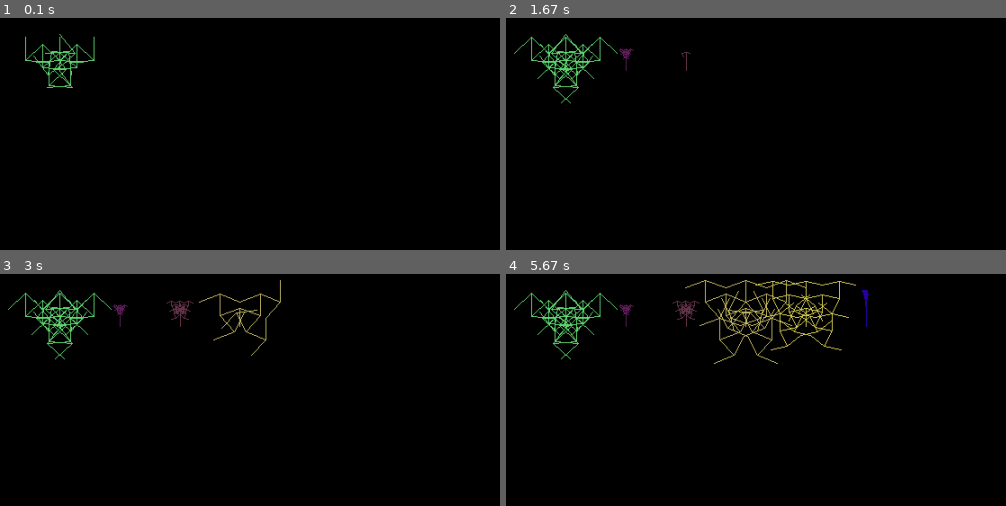
Above: before the commit, frames 1-4 (two rows, left to right).
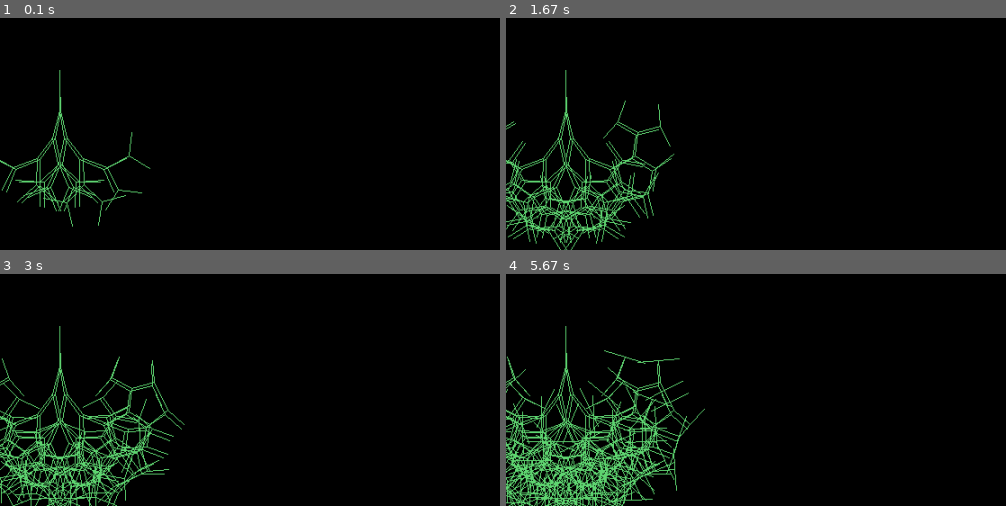
Above: after the commit, the same moments.

Repository: JimMarshall35/Tree-drawing-algorithm-richard-dawkins-biomorph
Game: pygame game, started from biomorph test.py
Two runs of this game, one before a commit and one after it. Both use one fixed random seed, a clock stepped at 60 frames per second and the inputs below.
Inputs:
- Up to frame 1 (0.1 s): no input
- Up to frame 2 (1.67 s): no input
- Up to frame 3 (3 s): no input
- Up to frame 4 (5.67 s): no input

The runs differ from the first frame. In frame 1, 3.0% of the frame differs, in the area x 0-31%, y 6-91%; in frame 2, 7.1%; in frame 3, 10%; in frame 4, 15%, in the area x 0-73%, y 2-100%.

Commit message:
Update biomorph test.py

Diff:
--- a/biomorph test.py
+++ b/biomorph test.py
@@ -3,49 +3,76 @@
 import pygame.math
 win = pygame.display.set_mode((1000,500))
 pygame.init()
+defaultanglemag = 30
+defaultlength = 20
+defaultdepth = 10
+
+maxlengthchange = 28
+maxanglechange = 180
 
 class Node(object):
 
     def __init__(self, pos, depth, parent):
-        self.set_pos(pos)
+        self.pos = pos
         self.depth = depth
         self.parent = parent
-    def set_pos(self,pos):
-        self._pos = pos
-    def get_pos(self):
-        return self._pos
 
-def addNodePair(i, node, length, anglemagnitude):
-    LorR = 1 # is left or right branch?
-    for x in range(2):
-        vector = node.get_pos() - node.parent.get_pos()
-        normalizedvector = vector.normalize()
-        rotatedvector = normalizedvector.rotate(anglemagnitude*LorR)
-        newpos = node.get_pos() + rotatedvector*length
-        newnode = Node(newpos, i, node)
-        pygame.draw.line(win, Color_line, (node.get_pos()), (newnode.get_pos()))
-        LorR *= -1
+    def addNodePair(self, i, biomorph):
+        # this term is -1 the second iteration of the for loop - so that the two branches have reflectional symmetry in y axis
+        LorR = 1
+        # get normalized vector from this node to its parent.
+        # this will be used to generate child node positions by rotating it, changing its magnitude and then adding to the nodes position.
+        normalizedvector = (self.pos - self.parent.pos).normalize()
+        #generate two child nodes and draw line from this node to each one - rotating by equal amount in first positive then negative direction
+        for x in range(2):
+            k1 = maxanglechange/9
+            k2 = (maxlengthchange+1)/9
+            fraction = i/biomorph.genome[0]
+            rotationamount = defaultanglemag+biomorph.genome[1]*k1 + biomorph.genome[2]*fraction*k1
+            magnitude = defaultlength + biomorph.genome[3]*k2 + biomorph.genome[4]*fraction*k2
+
+            rotatedvector = normalizedvector.rotate(rotationamount*LorR)
+
+            newpos = self.pos + rotatedvector* magnitude
+            newnode = Node(newpos, i, node)
+            pygame.draw.line(win, Color_line, (node.pos), (newnode.pos))
+            LorR *= -1
+
+            biomorph.nodes.append(newnode)
         pygame.display.flip() # update screen to show drawn lines
-        nodes.append(newnode)
+class BioMorph(object):
+
+    def __init__(self, genome):
+        self.genome = genome
+        self.nodes = []
 
 treenumber = 15
-run = True
+run = True  # loop to test different parameters
 while(run):
     for x in range(15): # draws 15 trees
-        nodes = []
+        #nodes = []
+        biomorph = BioMorph((
+                             random.randrange(-9,9),
+                             random.randrange(-9,9),
+                             random.randrange(-9,9),
+                             random.randrange(-9,9),
+                             random.randrange(-9,9)
+                            ))
+        print(biomorph.genome)
         Color_line = (random.randrange(0,255),random.randrange(0,255),random.randrange(0,255))
-        anglemagnitude = random.randrange(0,360)
-        length = random.randrange(2,30)
-        x= (x+1)*(1000/treenumber)
+        anglemagnitude = 30
+        length = 20
+
+        x= (x+1)*(1000/treenumber) # set the inital starting point of the tree
         y= 300
         base = Node(pygame.math.Vector2(x,y),0,None)
-        startnode = Node(pygame.math.Vector2(x,y-20), 0, base)
-        pygame.draw.line(win,Color_line, base.get_pos(), startnode.get_pos())
+        startnode = Node(pygame.math.Vector2(x,y+biomorph.genome[3]*((maxlengthchange)/9)+1), 0, base)
+        pygame.draw.line(win,Color_line, base.pos, startnode.pos)
         pygame.display.flip()
-        nodes.append(startnode)
-        for i in range(1,6):  # recursion depth of 6
-            for node in nodes:
+        biomorph.nodes.append(startnode)
+        for i in range(1, abs(biomorph.genome[0])+1):  # recursion depth of 6
+            for node in biomorph.nodes:
                 if node.depth == i-1:
-                    addNodePair(i, node, length,anglemagnitude)
+                    node.addNodePair(i, biomorph)#length,anglemagnitude)
 
     win.fill((0,0,0))
